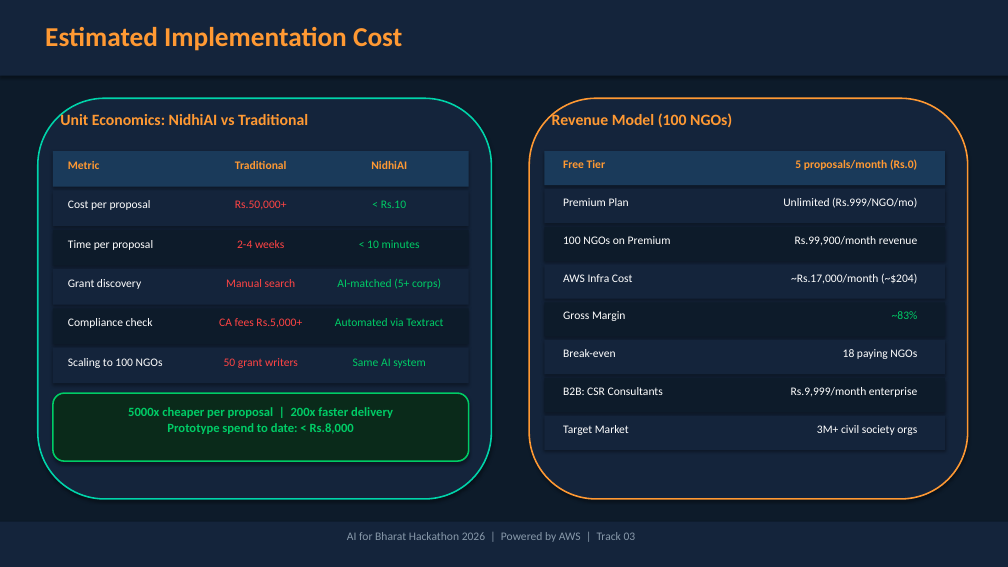
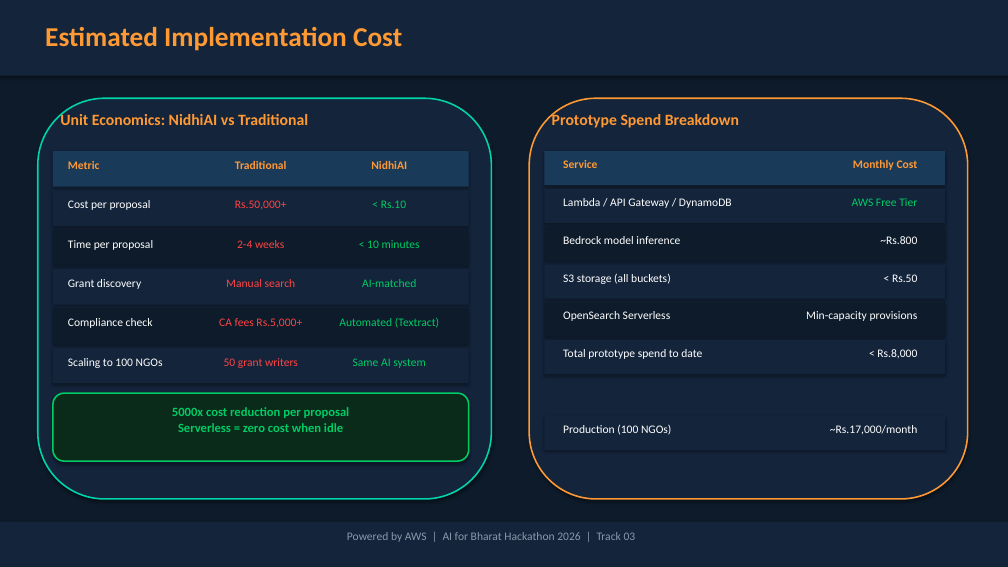
Before and after one commit to Sid-V5/NidhiAi, a slide deck: slide 9 of NidhiAI_Prototype_Submission.pptx. Drawn at 1008x567 pixels with LibreOffice and Linux fonts; fonts in the diff are those of the drawing. Boxes give left, top, right and bottom in pixels: in the first picture for what was removed or moved away, otherwise in the second. Text is boxed around its words. In the diff, an @@ line names an element or a change of style, - is before the commit and + after.

```diff
--- a/NidhiAI_Prototype_Submission.pptx
+++ b/NidhiAI_Prototype_Submission.pptx
@@ text at bbox=[552, 111, 739, 128]: text changed @@
-Revenue Model (100 NGOs)
+Prototype Spend Breakdown
@@ text at bbox=[563, 160, 597, 168]: text changed @@
-Free Tier
+Service
@@ text at bbox=[853, 160, 918, 170]: text changed @@
-5 proposals/month (Rs.0)
+Monthly Cost
@@ text at bbox=[563, 198, 732, 208]: text changed @@
-Premium Plan
+Lambda / API Gateway / DynamoDB
@@ text at bbox=[852, 198, 917, 206]: text changed; text colour #FFFFFF to #00CC66 @@
-Unlimited (Rs.999/NGO/mo)
+AWS Free Tier
@@ text at bbox=[563, 236, 680, 244]: text changed @@
-100 NGOs on Premium
+Bedrock model inference
@@ text at bbox=[880, 236, 917, 244]: text changed @@
-Rs.99,900/month revenue
+~Rs.800
@@ text at bbox=[362, 279, 416, 287]: text changed @@
-AI-matched (5+ corps)
+AI-matched
@@ text at bbox=[563, 273, 671, 284]: text changed @@
-AWS Infra Cost
+S3 storage (all buckets)
@@ text at bbox=[892, 274, 917, 282]: text changed @@
-~Rs.17,000/month (~$204)
+< Rs.50
@@ text at bbox=[339, 318, 439, 328]: text changed @@
-Automated via Textract
+Automated (Textract)
@@ text at bbox=[563, 311, 671, 321]: text changed @@
-Gross Margin
+OpenSearch Serverless
@@ text at bbox=[806, 311, 918, 321]: text changed; text colour #00CC66 to #FFFFFF @@
-~83%
+Min-capacity provisions
@@ text at bbox=[563, 349, 702, 359]: text changed @@
-Break-even
+Total prototype spend to date
@@ text at bbox=[877, 349, 917, 358]: text changed @@
-18 paying NGOs
+< Rs.8,000
@@ rectangle removed at bbox=[544, 378, 945, 412] @@
@@ text at bbox=[172, 407, 350, 432]: text changed @@
-5000x cheaper per proposal | 200x faster delivery
-Prototype spend to date: < Rs.8,000
+5000x cost reduction per proposal
+Serverless = zero cost when idle
@@ text at bbox=[563, 424, 671, 435]: text changed @@
-B2B: CSR Consultants
+Production (100 NGOs)
@@ text removed at bbox=[563, 425, 629, 435] @@
-Target Market
@@ text removed at bbox=[817, 425, 917, 435] @@
-3M+ civil society orgs
@@ text at bbox=[830, 425, 917, 434]: text changed @@
-Rs.9,999/month enterprise
+~Rs.17,000/month
@@ text at bbox=[347, 532, 636, 542]: text changed @@
-AI for Bharat Hackathon 2026 | Powered by AWS | Track 03
+Powered by AWS | AI for Bharat Hackathon 2026 | Track 03
```
Also in this commit, not shown: 13 other slides changed, 10 other files.
